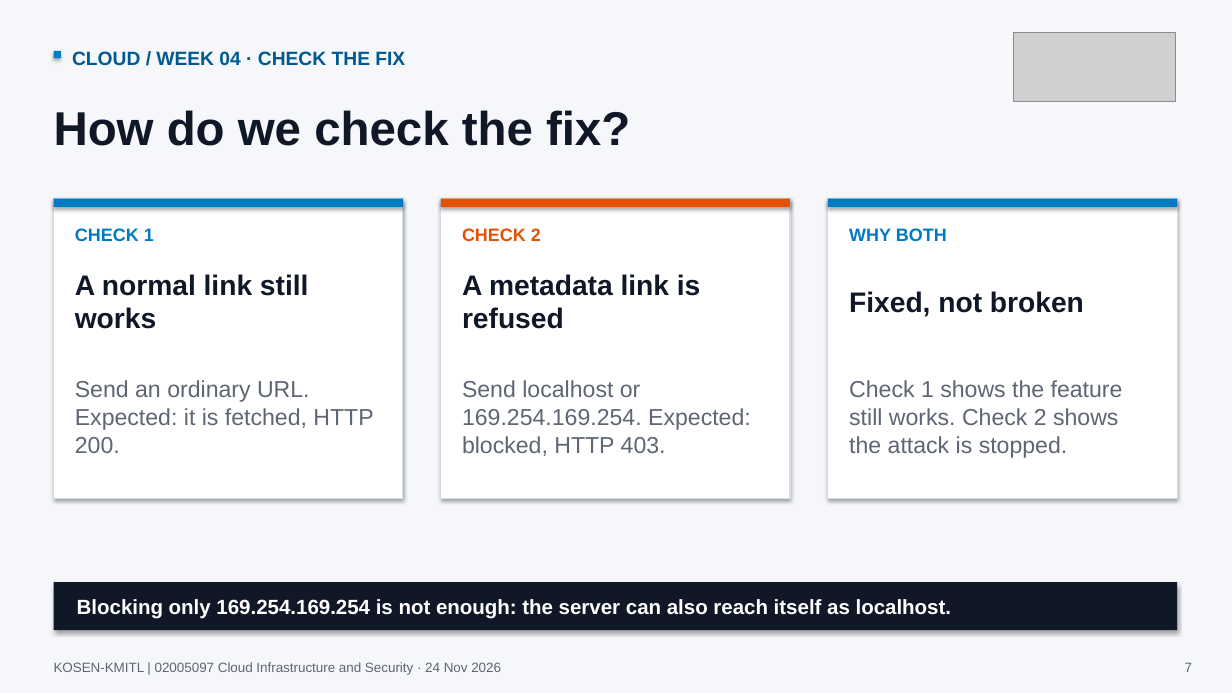
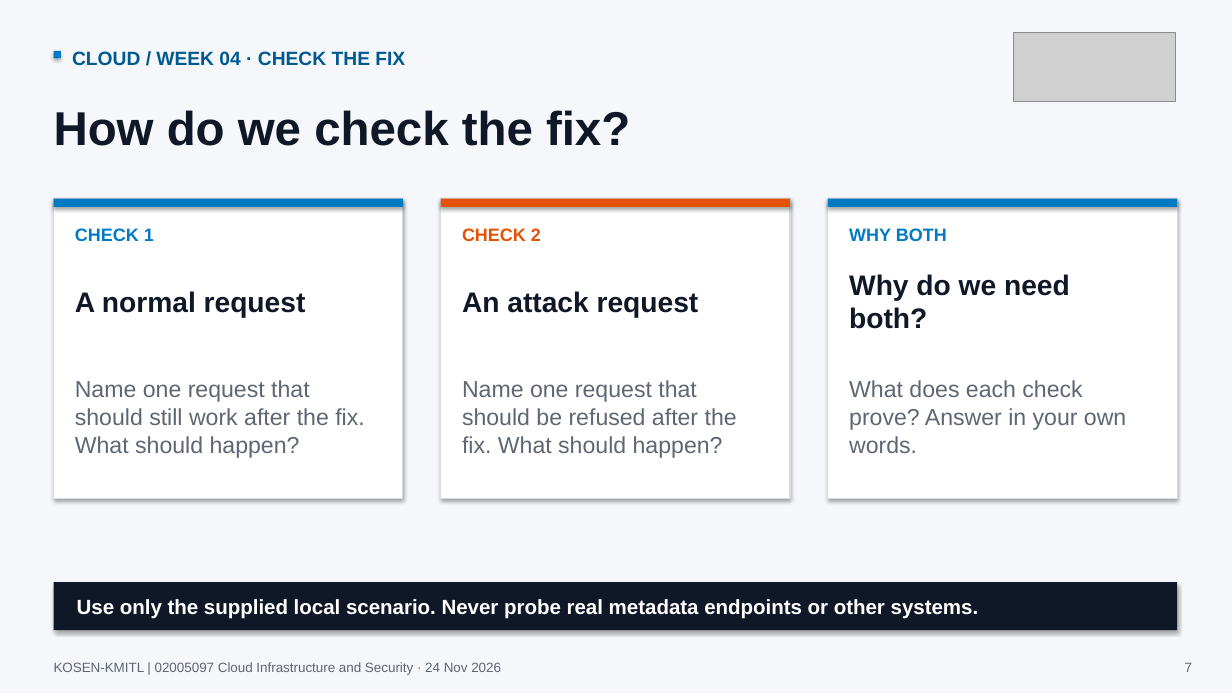
Before and after one commit to nutthakorn7/cloud-infrastructure-security, a slide deck: slide 7 of slides/weekly-bridges/output/Week04_Cloud_Course_Bridge.pptx. Drawn at 1232x693 pixels with LibreOffice and Linux fonts; fonts in the diff are those of the drawing; grey boxes stand for pictures. Boxes give left, top, right and bottom in pixels: in the first picture for what was removed or moved away, otherwise in the second. Text is boxed around its words. In the diff, an @@ line names an element or a change of style, - is before the commit and + after.

```diff
--- a/slides/weekly-bridges/output/Week04_Cloud_Course_Bridge.pptx
+++ b/slides/weekly-bridges/output/Week04_Cloud_Course_Bridge.pptx
@@ text at (75,291,306,318): text changed @@
-A normal link still works
+A normal request
@@ text at (462,291,699,318): text changed @@
-A metadata link is refused
+An attack request
@@ text at (849,274,1070,329): text changed @@
-Fixed, not broken
+Why do we need both?
@@ text at (75,380,364,458): text changed @@
-Send an ordinary URL. Expected: it is fetched, HTTP 200.
+Name one request that should still work after the fix. What should happen?
@@ text at (462,380,737,458): text changed @@
-Send localhost or 169.254.169.254. Expected: blocked, HTTP 403.
+Name one request that should be refused after the fix. What should happen?
@@ text at (849,380,1126,453): text changed @@
-Check 1 shows the feature still works. Check 2 shows the attack is stopped.
+What does each check prove? Answer in your own words.
@@ text at (77,599,979,619): text changed @@
-Blocking only 169.254.169.254 is not enough: the server can also reach itself as localhost.
+Use only the supplied local scenario. Never probe real metadata endpoints or other systems.
```
Also in this commit, not shown: 2 other files.
